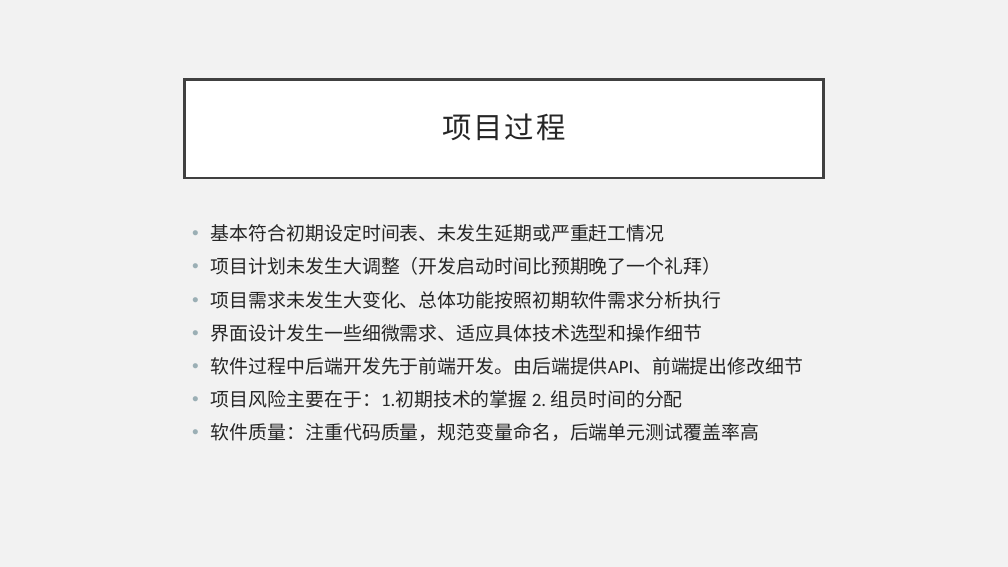
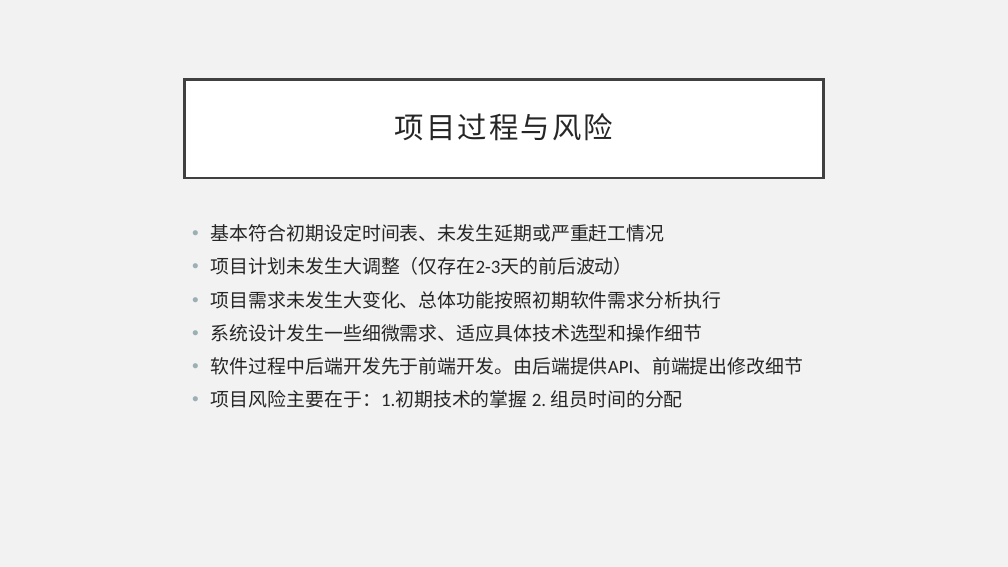
Before and after one commit to ceej7/ProjMGT, a slide deck: slide 6 of achieveit-docs/week8/演示文档_G03.pptx (slide 5 before the commit). Drawn at 1008x567 pixels with LibreOffice and Linux fonts; fonts in the diff are those of the drawing. Boxes give left, top, right and bottom in pixels: in the first picture for what was removed or moved away, otherwise in the second. Text is boxed around its words. In the diff, an @@ line names an element or a change of style, - is before the commit and + after.

```diff
--- a/achieveit-docs/week8/演示文档_G03.pptx
+++ b/achieveit-docs/week8/演示文档_G03.pptx
@@ title at box(395, 113, 613, 141): text changed @@
-项目过程
+项目过程与风险
@@ text at box(211, 257, 633, 275): text changed @@
-• 项目计划未发生大调整（开发启动时间比预期晚了一个礼拜）
+• 项目计划未发生大调整（仅存在2-3天的前后波动）
@@ text at box(211, 324, 702, 342): text changed @@
-• 界面设计发生一些细微需求、适应具体技术选型和操作细节
+• 系统设计发生一些细微需求、适应具体技术选型和操作细节
@@ text at box(211, 423, 759, 441): paragraph removed @@
-• 软件质量：注重代码质量，规范变量命名，后端单元测试覆盖率高
```
Also in this commit, not shown: 3 other slides changed, 9 slides added, 1 slide removed, 5 other files.
